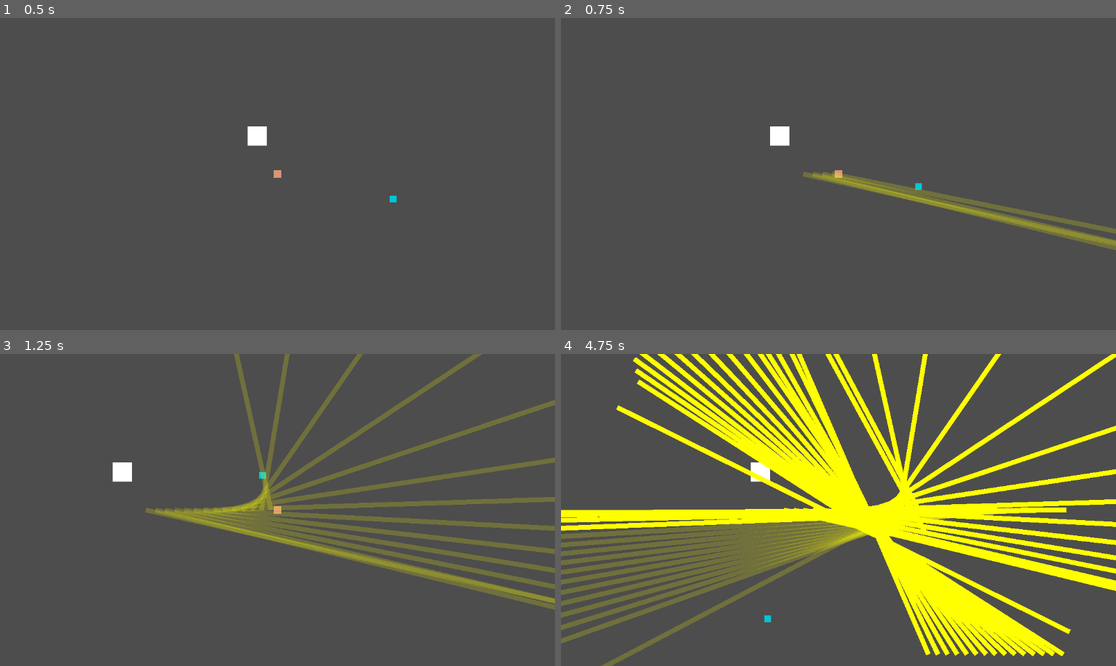
Above: before the commit, frames 1-4 (two rows, left to right).
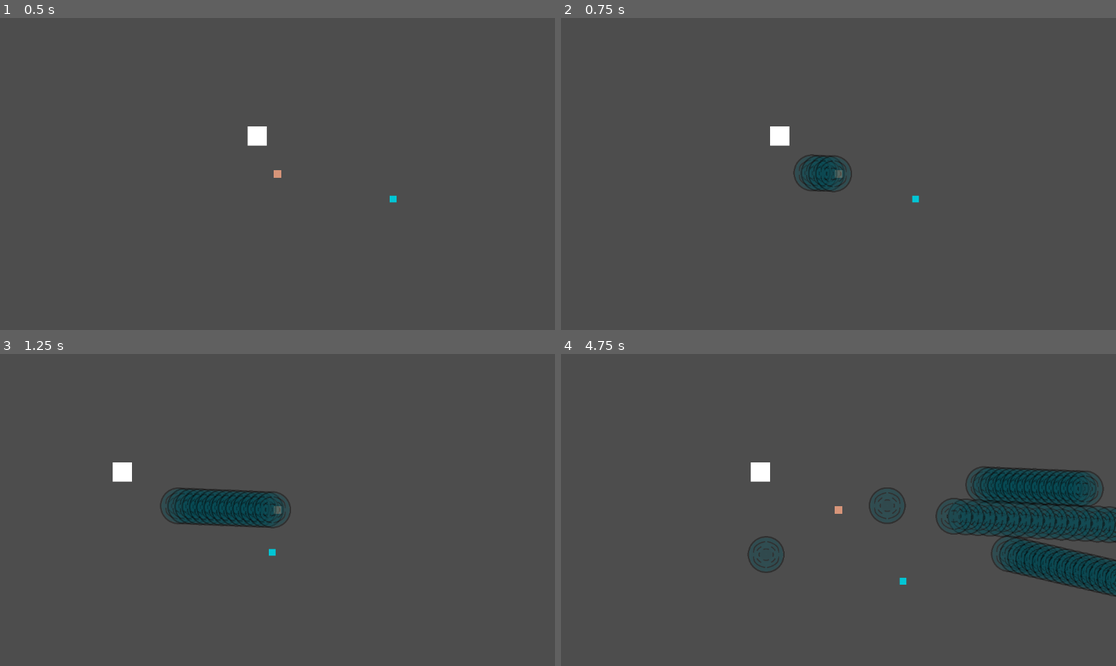
Above: after the commit, the same moments.

Repository: Simon014/PSLR2-Dungeon-Danmaku-Engine
Game: Godot game, scene res://RootScene.tscn
Two runs of this game, one before a commit and one after it. Both use one fixed random seed, a clock stepped at 60 frames per second and the inputs below.
Inputs (mouse positions are in pixels of both pictures, inside the frame that each line leads up to):
- Up to frame 1 (0.5 s): no input
- Up to frame 2 (0.75 s): tap Enter at 0.5 s; move the mouse to (960, 158) at 0.52 s; press the mouse at (960, 158) at 0.53 s; hold D (right) from 0.53 s (still down)
- Up to frame 3 (1.25 s): keep holding D (right)
- Up to frame 4 (4.75 s): move the mouse to (727, 525) at 1.27 s; release D (right) at 1.28 s; release the mouse at (727, 525) at 1.28 s; hold S (down) 1.28-2.03 s; click (727, 525) at 1.35 s; move the mouse to (894, 441) at 2.02 s; press the mouse at (894, 441) at 2.03 s; hold D (right) 2.03-2.78 s; move the mouse to (810, 572) at 2.77 s; release the mouse at (810, 572) at 2.78 s; hold W (up) 2.78-3.53 s; click (810, 572) at 2.85 s; move the mouse to (1005, 556) at 3.52 s; press the mouse at (1005, 556) at 3.53 s; hold A (left) from 3.53 s (still down); move the mouse to (672, 463) at 4.27 s; release the mouse at (672, 463) at 4.28 s; click (672, 463) at 4.35 s

Frame 1 is identical in both runs. In frame 2, 3.1% of the frame differs, in the area x 41-100%, y 43-75%; in frame 3, 11%; in frame 4, 40%, in the area x 0-100%, y 0-100%.

Commit message:
adding visual configuration for bullets
now i can make them look good, easily

Diff:
--- a/pslr-2-dungeon-danmaku-engine/Entities/bullets/bomb/Bullet.tscn
+++ b/pslr-2-dungeon-danmaku-engine/Entities/bullets/bomb/Bullet.tscn
@@ -1,7 +1,8 @@
 [gd_scene format=3 uid="uid://ch6h3a8bn7ah"]
 
 [ext_resource type="Script" uid="uid://bnxxbfwyltulk" path="res://Entities/bullets/bomb/bullet.gd" id="1_g7i7g"]
-[ext_resource type="Texture2D" uid="uid://ddcu5qbsqt1pd" path="res://Entities/bullets/DebugBullet.png" id="2_hxb1k"]
+[ext_resource type="Texture2D" uid="uid://ddcu5qbsqt1pd" path="res://Entities/bullets/Images/DebugBullet.png" id="2_hxb1k"]
+[ext_resource type="Texture2D" uid="uid://cfb2d2f7f8fix" path="res://Entities/bullets/Images/DebugBullet2.png" id="2_pfyvt"]
 
 [sub_resource type="CircleShape2D" id="CircleShape2D_y3fcc"]
 
@@ -46,12 +47,12 @@
 collision_layer = 8
 collision_mask = 0
 script = ExtResource("1_g7i7g")
+color = Color(1, 1, 1, 1)
 
 [node name="Image" type="Sprite2D" parent="." unique_id=1973256255]
-modulate = Color(0.6734647, 0.4300065, 1, 1)
 position = Vector2(0.23, 0)
 scale = Vector2(0.087890625, 0.087890625)
-texture = ExtResource("2_hxb1k")
+texture = ExtResource("2_pfyvt")
 
 [node name="CollisionShape2D" type="CollisionShape2D" parent="." unique_id=719758290]
 shape = SubResource("CircleShape2D_y3fcc")
--- a/pslr-2-dungeon-danmaku-engine/Entities/bullets/bomb/bullet.gd
+++ b/pslr-2-dungeon-danmaku-engine/Entities/bullets/bomb/bullet.gd
@@ -9,6 +9,9 @@
 # special configurations
 @export var explosionRadius = 35
 @export var explosionDamage = 0.5
+#visual config
+@export var color = Color(0.709, 0.0, 0.574, 1.0)
+@export var image = "DebugBullet2.png"
 
 #changed variables
 var scales
@@ -23,6 +26,8 @@
 	$TTL.start()
 	$explode.scale.x = scales/100
 	$explode.scale.y = scales/100
+	modulate = color
+	$Image.texture = load("res://Entities/bullets/Images/" + image)
 
 func _process(delta: float) -> void:
 	velocity -= velocity * friction * 0.01
--- a/pslr-2-dungeon-danmaku-engine/Entities/bullets/effect/Bullet.tscn
+++ b/pslr-2-dungeon-danmaku-engine/Entities/bullets/effect/Bullet.tscn
@@ -1,7 +1,7 @@
 [gd_scene format=3 uid="uid://b8an3ssrc7e2f"]
 
 [ext_resource type="Script" uid="uid://b62nkiq2udgj3" path="res://Entities/bullets/effect/bullet.gd" id="1_d12r2"]
-[ext_resource type="Texture2D" uid="uid://ddcu5qbsqt1pd" path="res://Entities/bullets/DebugBullet.png" id="1_ylwm3"]
+[ext_resource type="Texture2D" uid="uid://ddcu5qbsqt1pd" path="res://Entities/bullets/Images/DebugBullet.png" id="1_ylwm3"]
 
 [sub_resource type="CircleShape2D" id="CircleShape2D_y3fcc"]
 radius = 30.0
@@ -11,7 +11,7 @@
 collision_mask = 0
 script = ExtResource("1_d12r2")
 
-[node name="DebugBullet" type="Sprite2D" parent="." unique_id=1973256255]
+[node name="Image" type="Sprite2D" parent="." unique_id=1973256255]
 modulate = Color(0.6745098, 0.43137255, 1, 0.37254903)
 position = Vector2(9.536743e-07, -9.536743e-07)
 scale = Vector2(0.3, 0.3)
--- a/pslr-2-dungeon-danmaku-engine/Entities/bullets/effect/bullet.gd
+++ b/pslr-2-dungeon-danmaku-engine/Entities/bullets/effect/bullet.gd
@@ -11,6 +11,9 @@
 var direction
 var scales
 
+@export var color = Color(0.709, 0.0, 0.574, 1.0)
+@export var image = "DebugBullet.png"
+
 
 #can be either poison, slow, defdown, atkdown
 func _ready() -> void:
@@ -20,8 +23,10 @@
 	$TTL.start()
 	$CollisionShape2D.shape.radius = effectRadius
 	scales = float(effectRadius)
-	$DebugBullet.scale.x = scales/100
-	$DebugBullet.scale.y = scales/100
+	$Image.scale.x = scales/100
+	$Image.scale.y = scales/100
+	modulate = color
+	$Image.texture = load("res://Entities/bullets/Images/" + image)
 
 func _process(delta: float) -> void:
 	velocity -= velocity * friction * 0.01
--- a/pslr-2-dungeon-danmaku-engine/Entities/bullets/homing/Bullet.tscn
+++ b/pslr-2-dungeon-danmaku-engine/Entities/bullets/homing/Bullet.tscn
@@ -1,7 +1,7 @@
 [gd_scene format=3 uid="uid://ceit01bcpag3c"]
 
 [ext_resource type="Script" uid="uid://b0n0s0gh71hdx" path="res://Entities/bullets/homing/bullet.gd" id="1_3gprq"]
-[ext_resource type="Texture2D" uid="uid://ddcu5qbsqt1pd" path="res://Entities/bullets/DebugBullet.png" id="2_n0c7q"]
+[ext_resource type="Texture2D" uid="uid://ddcu5qbsqt1pd" path="res://Entities/bullets/Images/DebugBullet.png" id="2_n0c7q"]
 
 [sub_resource type="CircleShape2D" id="CircleShape2D_y3fcc"]
 
@@ -10,7 +10,7 @@
 collision_mask = 0
 script = ExtResource("1_3gprq")
 
-[node name="DebugBullet" type="Sprite2D" parent="." unique_id=1973256255]
+[node name="Image" type="Sprite2D" parent="." unique_id=1973256255]
 modulate = Color(0.6734647, 0.4300065, 1, 1)
 position = Vector2(0.23, 0)
 scale = Vector2(0.087890625, 0.087890625)
--- a/pslr-2-dungeon-danmaku-engine/Entities/bullets/homing/bullet.gd
+++ b/pslr-2-dungeon-danmaku-engine/Entities/bullets/homing/bullet.gd
@@ -13,6 +13,8 @@
 
 #dynamic stuff
 var timeSinceload = 0.0
+@export var color = Color(0.709, 0.0, 0.574, 1.0)
+@export var image = "DebugBullet.png"
 
 
 
@@ -21,6 +23,8 @@
 	velocity = direction * speed
 	$TTL.wait_time = TTL
 	$TTL.start()
+	modulate = color
+	$Image.texture = load("res://Entities/bullets/Images/" + image)
 
 
 func _process(delta: float) -> void:
--- a/pslr-2-dungeon-danmaku-engine/Entities/bullets/normal/Bullet.tscn
+++ b/pslr-2-dungeon-danmaku-engine/Entities/bullets/normal/Bullet.tscn
@@ -1,7 +1,7 @@
 [gd_scene format=3 uid="uid://bbdhdynw3jmee"]
 
 [ext_resource type="Script" uid="uid://uri6tk8fn6rk" path="res://Entities/bullets/normal/bullet.gd" id="1_xny30"]
-[ext_resource type="Texture2D" uid="uid://ddcu5qbsqt1pd" path="res://Entities/bullets/DebugBullet.png" id="1_yhxbw"]
+[ext_resource type="Texture2D" uid="uid://ddcu5qbsqt1pd" path="res://Entities/bullets/Images/DebugBullet.png" id="1_yhxbw"]
 
 [sub_resource type="CircleShape2D" id="CircleShape2D_y3fcc"]
 radius = 21.023796
@@ -11,7 +11,7 @@
 collision_mask = 0
 script = ExtResource("1_xny30")
 
-[node name="DebugBullet" type="Sprite2D" parent="." unique_id=1973256255]
+[node name="Image" type="Sprite2D" parent="." unique_id=1973256255]
 modulate = Color(0.6734647, 0.4300065, 1, 1)
 position = Vector2(0.23, 0)
 scale = Vector2(0.087890625, 0.087890625)
--- a/pslr-2-dungeon-danmaku-engine/Entities/bullets/normal/bullet.gd
+++ b/pslr-2-dungeon-danmaku-engine/Entities/bullets/normal/bullet.gd
@@ -7,6 +7,8 @@
 @export var friction = 0
 @export var acceleration = 0
 
+@export var color = Color(0.709, 0.0, 0.574, 1.0)
+@export var image = "DebugBullet.png"
 
 
 func _ready() -> void:
@@ -14,6 +16,8 @@
 	velocity = direction * speed
 	$TTL.wait_time = TTL
 	$TTL.start()
+	modulate = color
+	$Image.texture = load("res://Entities/bullets/Images/" + image)
 
 func _process(delta: float) -> void:
 	velocity -= velocity * friction * 0.01
--- a/pslr-2-dungeon-danmaku-engine/Entities/bullets/split/Bullet.tscn
+++ b/pslr-2-dungeon-danmaku-engine/Entities/bullets/split/Bullet.tscn
@@ -1,6 +1,6 @@
 [gd_scene format=3 uid="uid://o76kpfhf5ioo"]
 
-[ext_resource type="Texture2D" uid="uid://ddcu5qbsqt1pd" path="res://Entities/bullets/DebugBullet.png" id="1_jbn31"]
+[ext_resource type="Texture2D" uid="uid://ddcu5qbsqt1pd" path="res://Entities/bullets/Images/DebugBullet.png" id="1_jbn31"]
 [ext_resource type="Script" uid="uid://cchjsl88yvv3h" path="res://Entities/bullets/split/bullet.gd" id="1_p7bxx"]
 
 [sub_resource type="CircleShape2D" id="CircleShape2D_y3fcc"]
@@ -10,7 +10,7 @@
 collision_mask = 0
 script = ExtResource("1_p7bxx")
 
-[node name="DebugBullet" type="Sprite2D" parent="." unique_id=1973256255]
+[node name="Image" type="Sprite2D" parent="." unique_id=1973256255]
 modulate = Color(0.6734647, 0.4300065, 1, 1)
 position = Vector2(0.23, 0)
 scale = Vector2(0.087890625, 0.087890625)
--- a/pslr-2-dungeon-danmaku-engine/Entities/bullets/split/bullet.gd
+++ b/pslr-2-dungeon-danmaku-engine/Entities/bullets/split/bullet.gd
@@ -13,6 +13,9 @@
 #if you want to blow your computer up, be my guest. :3
 @export var secretrecurancesplit = false
 
+@export var color = Color(0.709, 0.0, 0.574, 1.0)
+@export var image = "DebugBullet.png"
+
 
 """
 TODO : ONCE ALL OTHER BULLETS ARE DONE, INCLUDING LAZERS, GO BACK AND MODIFY
@@ -27,6 +30,8 @@
 	velocity = direction * speed
 	$TTL.wait_time = TTL
 	$TTL.start()
+	modulate = color
+	$Image.texture = load("res://Entities/bullets/Images/" + image)
 
 func _process(delta: float) -> void:
 	velocity -= velocity * friction * 0.01
--- a/pslr-2-dungeon-danmaku-engine/Entities/player/PlayerController.gd
+++ b/pslr-2-dungeon-danmaku-engine/Entities/player/PlayerController.gd
@@ -1,11 +1,15 @@
 extends CharacterBody2D
 
 func attack():
-	var bullet = load("res://Entities/bullets/lazer/lazer.tscn").instantiate()
+	var bullet = load("res://Entities/bullets/effect/Bullet.tscn").instantiate()
 	bullet.position = position
 	bullet.TTL = 5
-	bullet.direction = position.direction_to(corePartnerVars.position)
-	bullet.color = Color(255,255,0)
+	bullet.speed = 100
+	bullet.acceleration = 22
+	bullet.image = "DebugBullet2.png"
+	bullet.direction = position.direction_to(get_global_mouse_position())
+	bullet.color = Color(0.0, 0.726, 0.361, 1.0)
+
 	get_parent().add_child(bullet)
 	pass
 
Renamed: pslr-2-dungeon-danmaku-engine/Entities/bullets/DebugBullet.png -> pslr-2-dungeon-danmaku-engine/Entities/bullets/Images/DebugBullet.png
Not shown, added: pslr-2-dungeon-danmaku-engine/Entities/bullets/Images/DebugBullet.png.import
Binary file added: pslr-2-dungeon-danmaku-engine/Entities/bullets/Images/DebugBullet2.png
Not shown, changed: pslr-2-dungeon-danmaku-engine/Entities/bullets/Images/DebugBullet2.png.import
Not shown, added: pslr-2-dungeon-danmaku-engine/Entities/bullets/DebugBullet2.png~
